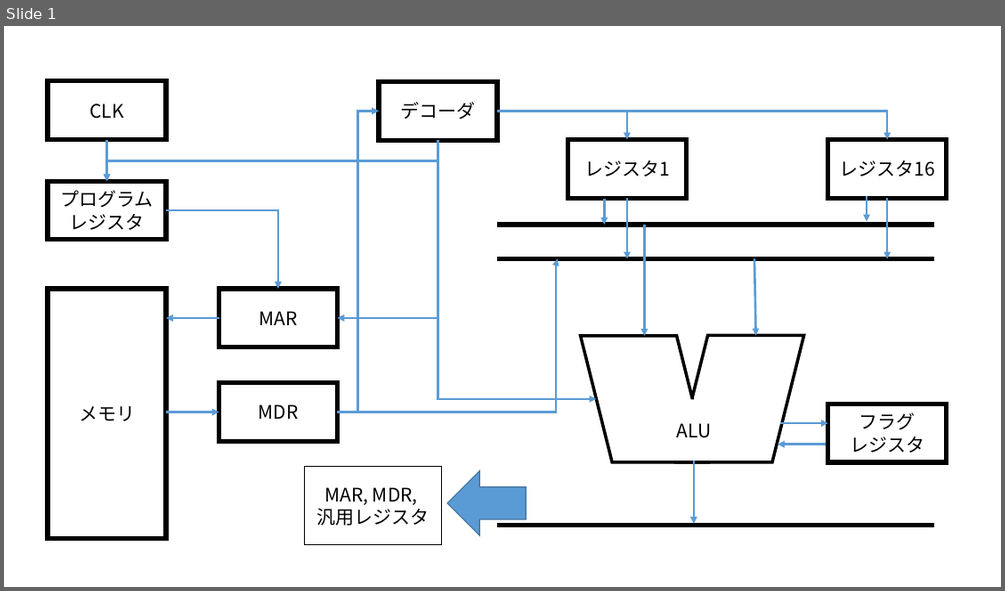
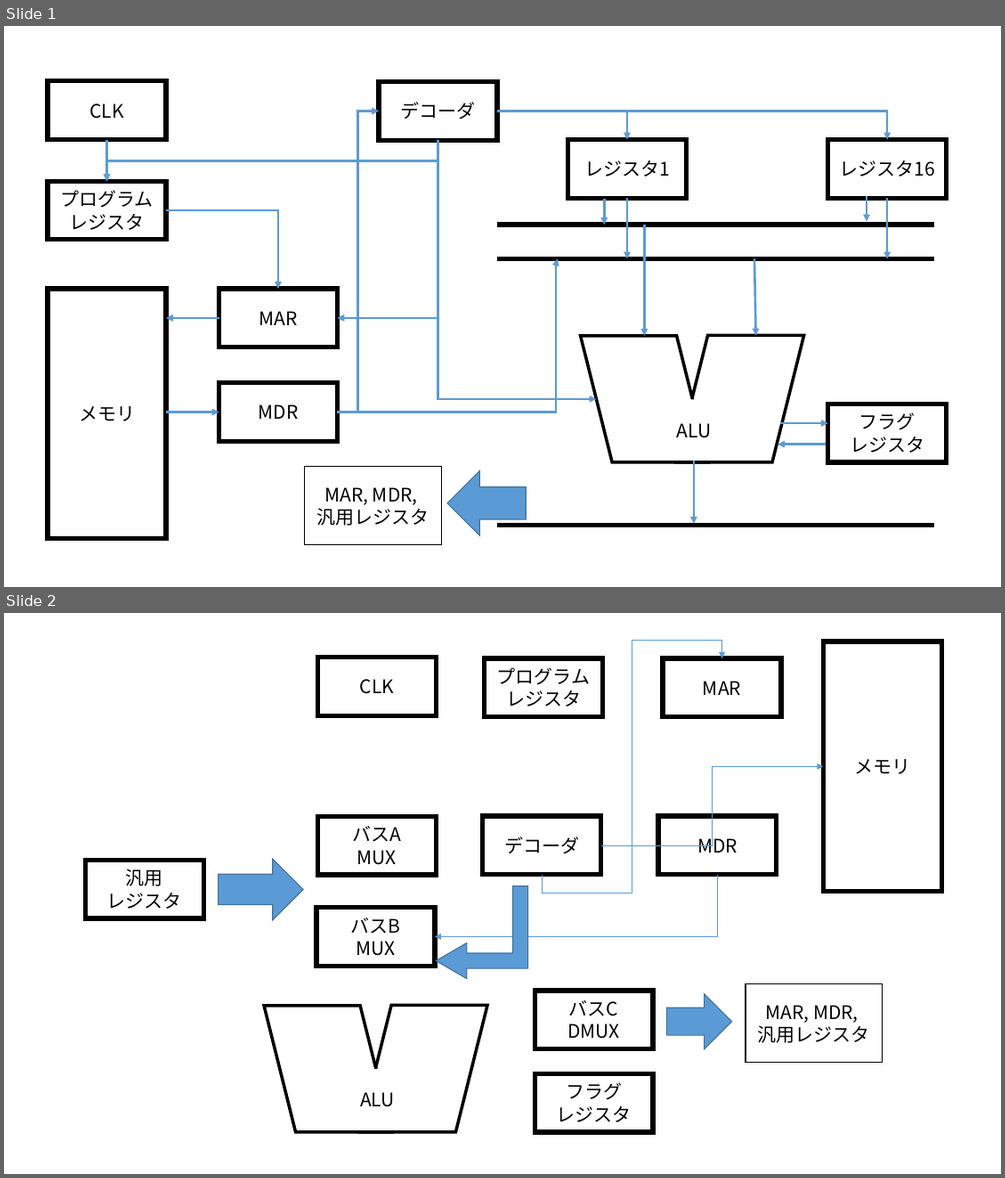
Before and after one commit to takata-daiki/sqrt, a slide deck: 模式図.pptx. Shown one above the other, each under a label of ours: slide 1 before the commit, slides 1 and 2 after it. The pictures are 1005x591 and 1005x1178 pixels, drawn with LibreOffice and Linux fonts; fonts in the diff are those of the drawing. Boxes give left, top, right and bottom in pixels: in the first picture for what was removed or moved away, otherwise in the second. Text is boxed around its words. In the diff, an @@ line names an element or a change of style, - is before the commit and + after.

```diff
--- a/模式図.pptx
+++ b/模式図.pptx
@@ slide 2 added at (4,613,1001,1174), background #FFFFFF @@
@@ rectangle added at (318,657,437,715), fill #FFFFFF, outline #000000 4.5 pt, 18 pt, text #000000 @@
+CLK
@@ rectangle added at (485,658,603,717), fill #FFFFFF, outline #000000 4.5 pt, 18 pt, text #000000 @@
+プログラムレジスタ
@@ elbow arrow added from (542, 875) to (722, 658), #5B9BD5 0.5 pt @@
@@ rectangle added at (663,658,781,717), fill #FFFFFF, outline #000000 4.5 pt, 18 pt, text #000000 @@
+MAR
@@ rectangle added at (824,641,942,892), fill #FFFFFF, outline #000000 4.5 pt, 18 pt, text #000000 @@
+メモリ
@@ elbow arrow added from (600, 845) to (824, 766), #5B9BD5 0.5 pt @@
@@ rectangle added at (318,817,437,875), fill #FFFFFF, outline #000000 4.5 pt, 18 pt, text #000000 @@
+バスA
+MUX
@@ rectangle added at (483,817,600,875), fill #FFFFFF, outline #000000 4.5 pt, 18 pt, text #000000 @@
+デコーダ
@@ rectangle added at (658,817,777,875), fill #FFFFFF, outline #000000 4.5 pt, 18 pt, text #000000 @@
+MDR
@@ rectangle added at (86,860,203,918), fill #FFFFFF, outline #000000 4.5 pt, 18 pt, text #000000 @@
+汎用
+レジスタ
@@ right arrow added at (218,859,303,920), fill #5B9BD5, outline #43739E 1 pt @@
@@ elbow arrow added from (718, 875) to (435, 937), #5B9BD5 0.5 pt @@
@@ bent up arrow added at (436,886,528,979), fill #5B9BD5, outline #43739E 1 pt @@
@@ rectangle added at (316,908,435,966), fill #FFFFFF, outline #000000 4.5 pt, 18 pt, text #000000 @@
+バスB
+MUX
@@ rectangle added at (745,984,882,1062), fill #FFFFFF, outline #000000 1 pt, 18 pt, text #000000 @@
+MAR, MDR,
+汎用レジスタ
@@ parallelogram added at (264,1005,392,1132), fill #FFFFFF, outline #000000 3 pt @@
@@ parallelogram added at (360,1005,488,1132), fill #FFFFFF, outline #000000 3 pt @@
@@ rectangle added at (535,990,653,1049), fill #FFFFFF, outline #000000 4.5 pt, 18 pt, text #000000 @@
+バスC
+DMUX
@@ right arrow added at (666,994,732,1049), fill #5B9BD5, outline #43739E 1 pt @@
@@ text added at (360,1092,395,1107), 18 pt, text #000000 @@
+ALU
@@ rectangle added at (535,1074,653,1132), fill #FFFFFF, outline #000000 4.5 pt, 18 pt, text #000000 @@
+フラグ
+レジスタ
```
Also in this commit, not shown: 1 other file.
